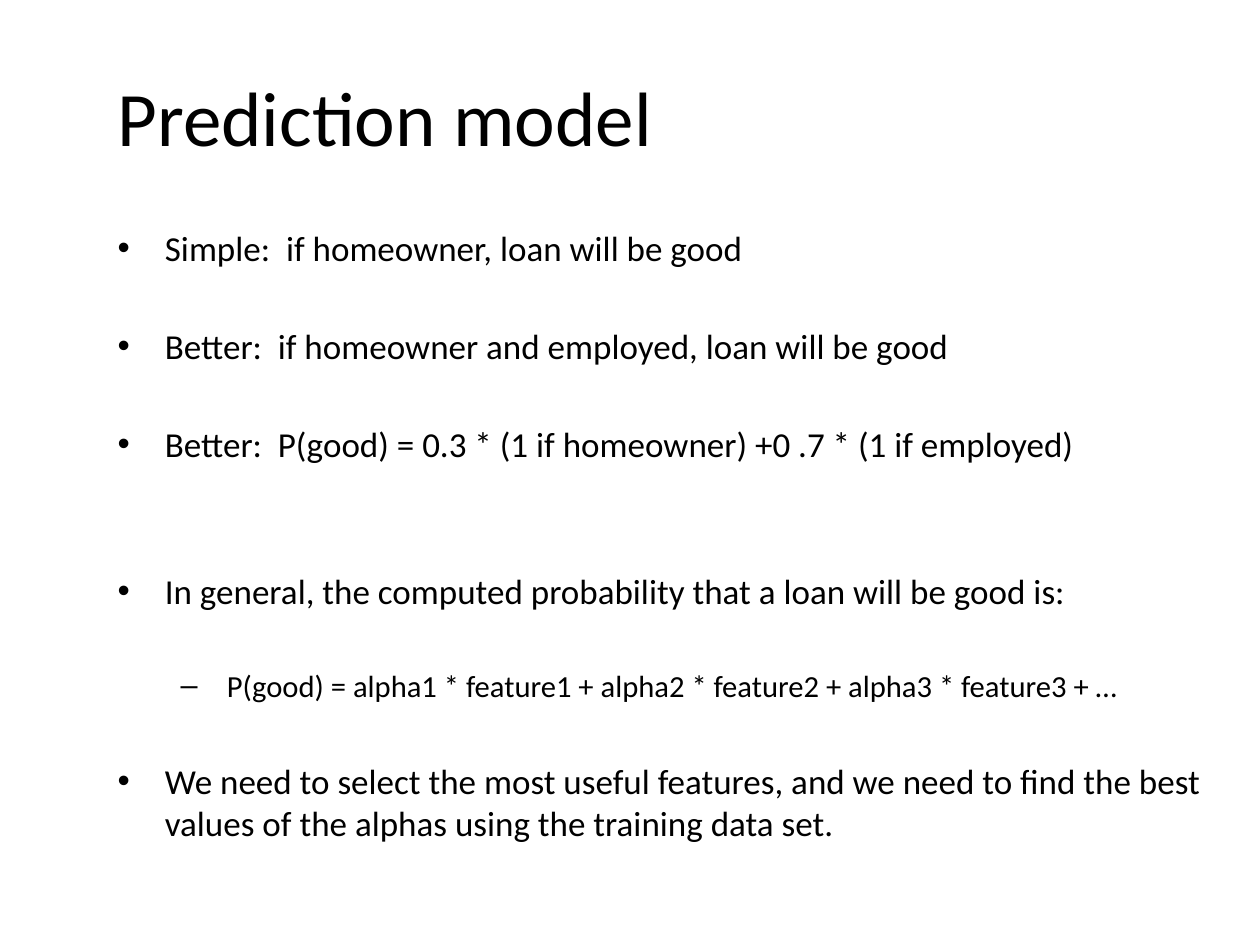
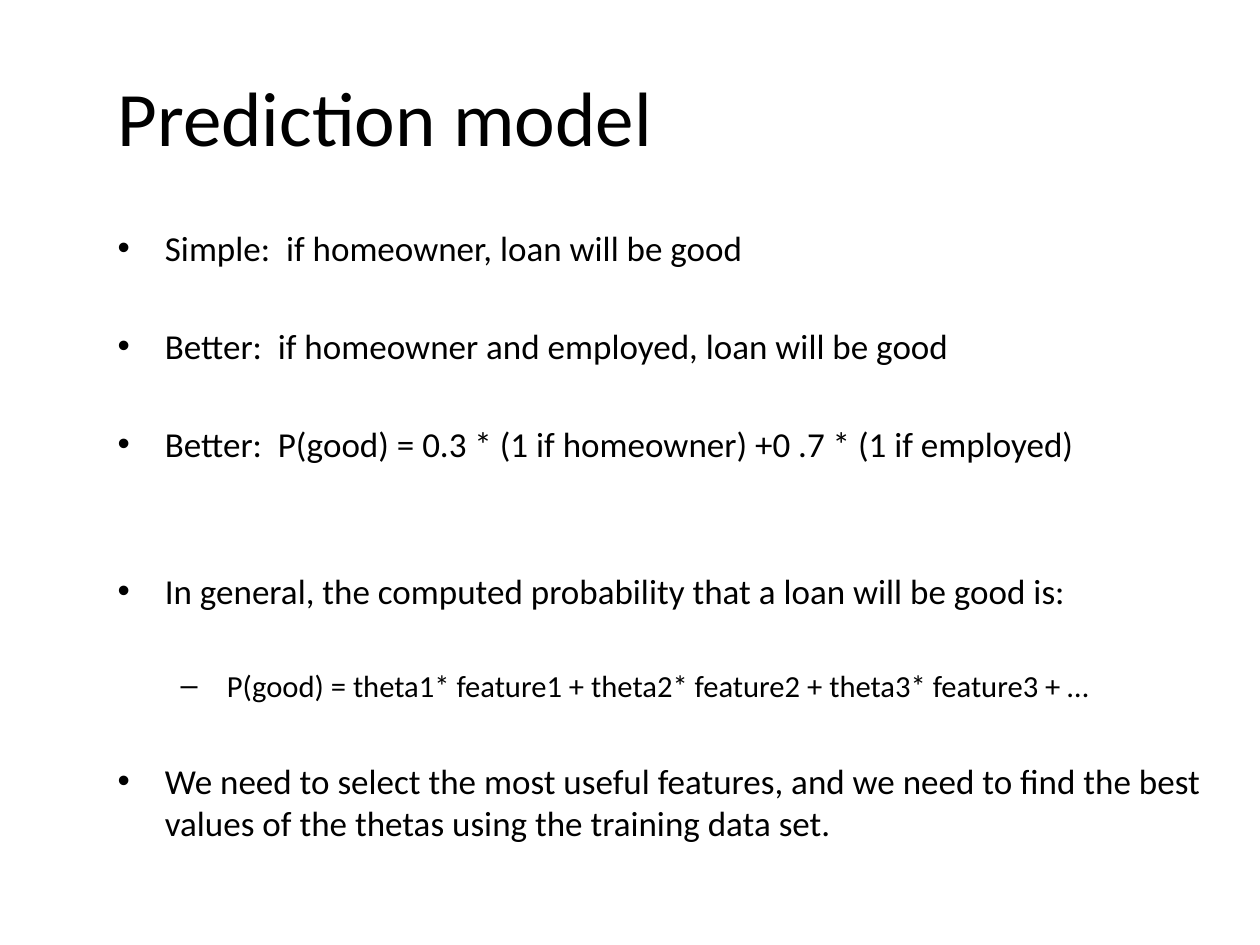
Before and after one commit to JeffRisberg/PythonNotebooksForAI, a slide deck: slide 10 of Documents/60-Introduction.pptx (slide 9 before the commit). Drawn at 1260x945 pixels with LibreOffice and Linux fonts; fonts in the diff are those of the drawing; background and template pictures are left out. Boxes give left, top, right and bottom in pixels: in the first picture for what was removed or moved away, otherwise in the second. Text is boxed around its words. In the diff, an @@ line names an element or a change of style, - is before the commit and + after.

```diff
--- a/Documents/60-Introduction.pptx
+++ b/Documents/60-Introduction.pptx
@@ text at box(165, 674, 1200, 842): text changed @@
-  – P(good) = alpha1 * feature1 + alpha2 * feature2 + alpha3 * feature3 + …
-• We need to select the most useful features, and we need to find the best values of the alphas using the training data set.
+  – P(good) = theta1* feature1 + theta2* feature2 + theta3* feature3 + …
+• We need to select the most useful features, and we need to find the best values of the thetas using the training data set.
```
Also in this commit, not shown: 7 other slides changed, 1 slide added, 53 other files.
